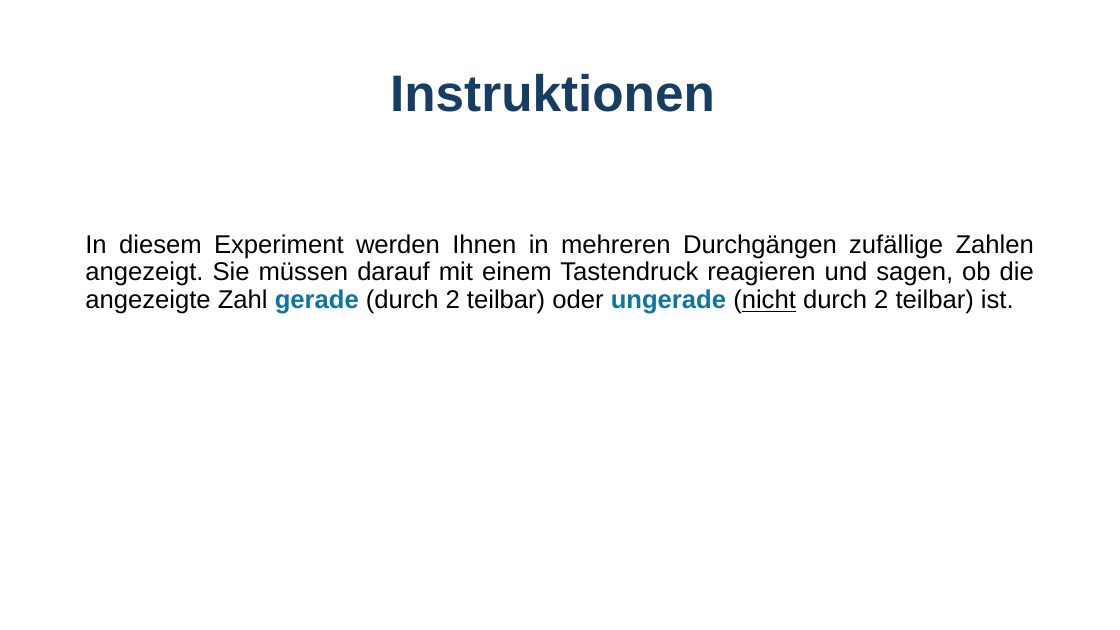
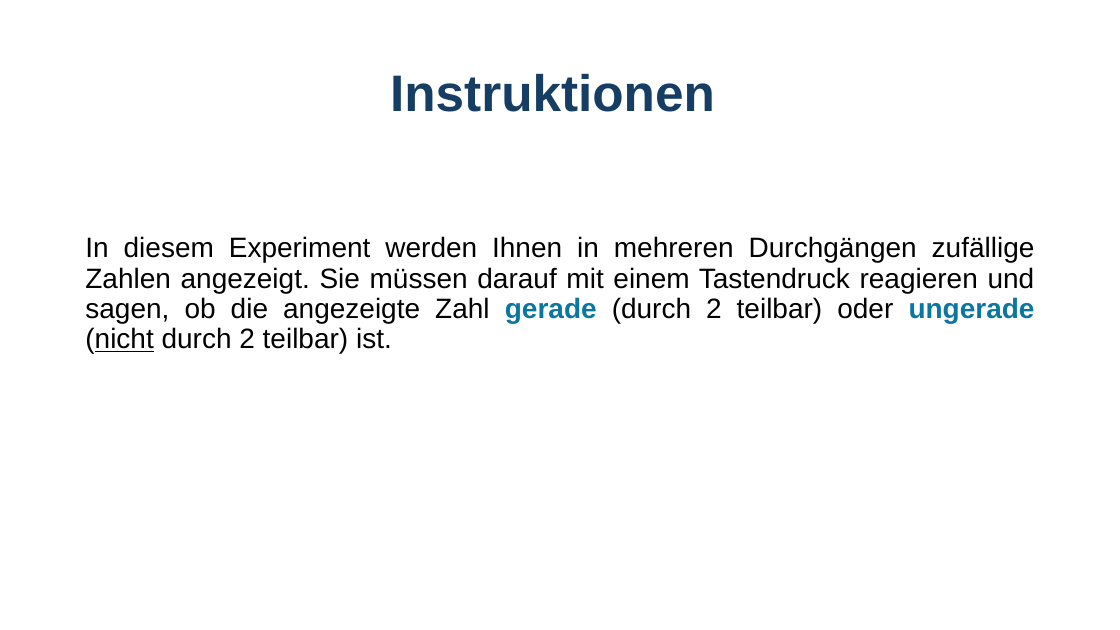
Before and after one commit to GidonFrischkorn/Ambizione-IndividualDifferencesStudy, a slide deck: slide 1 of tasks/number_judgement/assets/instructions_digit.pptx. Drawn at 1120x630 pixels with LibreOffice and Linux fonts; fonts in the diff are those of the drawing. Boxes give left, top, right and bottom in pixels: in the first picture for what was removed or moved away, otherwise in the second. Text is boxed around its words. In the diff, an @@ line names an element or a change of style, - is before the commit and + after.

```diff
--- a/tasks/number_judgement/assets/instructions_digit.pptx
+++ b/tasks/number_judgement/assets/instructions_digit.pptx
@@ text "In diesem Experiment werden Ihnen ..." at <box>85,236,1035,353</box>: size 22 to 24 pt @@
```
Also in this commit, not shown: 2 other slides changed, 4 other files.
